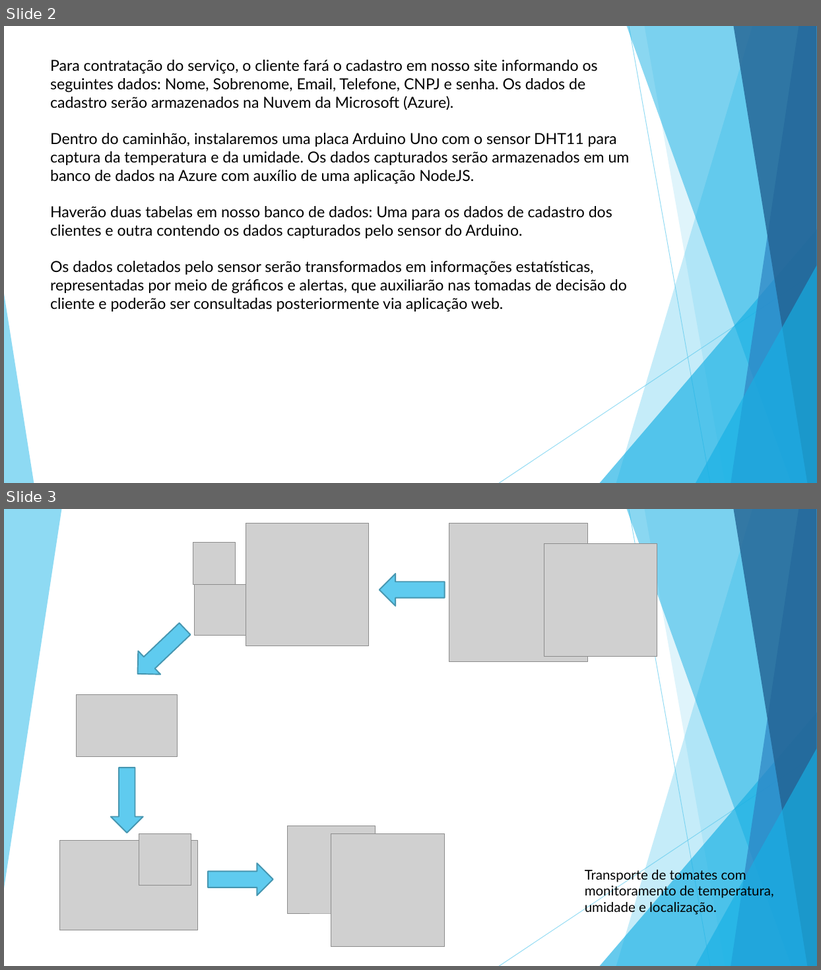
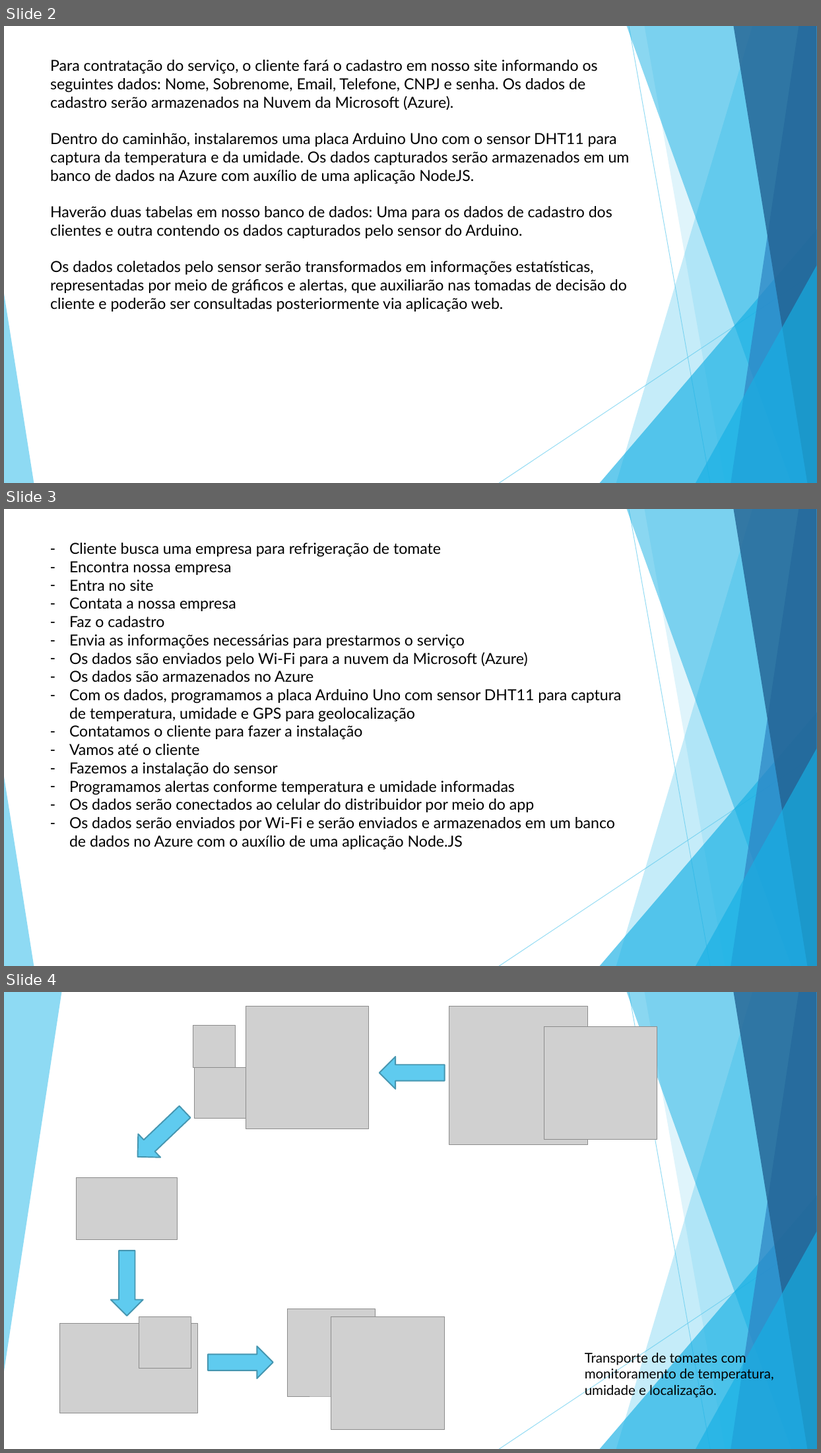
Before and after one commit to BandTec/coold, a slide deck: Arquitetura-de-TI/HLD-LLD.pptx. Shown one above the other, each under a label of ours: slides 2 and 3 before the commit, slides 2, 3 and 4 after it. The pictures are 821x970 and 821x1453 pixels, drawn with LibreOffice and Linux fonts; fonts in the diff are those of the drawing; grey boxes stand for pictures. Boxes give left, top, right and bottom in pixels: in the first picture for what was removed or moved away, otherwise in the second. Text is boxed around its words. In the diff, an @@ line names an element or a change of style, - is before the commit and + after.

Commit message:
Adicionando lista de itens que deverão estar no LLD

```diff
--- a/Arquitetura-de-TI/HLD-LLD.pptx
+++ b/Arquitetura-de-TI/HLD-LLD.pptx
@@ slide 3 added at (4,509,817,966), background #FFFFFF; not listed: 10 template elements that a slide beside it also shows @@
@@ text added at (69,543,621,850), 18 pt, text #000000 @@
+– Cliente busca uma empresa para refrigeração de tomate
+– Encontra nossa empresa
+– Entra no site
+– Contata a nossa empresa
+– Faz o cadastro
+– Envia as informações necessárias para prestarmos o serviço
+– Os dados são enviados pelo Wi-Fi para a nuvem da Microsoft (Azure)
+– Os dados são armazenados no Azure
+– Com os dados, programamos a placa Arduino Uno com sensor DHT11 para captura de temperatura, umidade e GPS para geolocalização
+– Contatamos o cliente para fazer a instalação
+– Vamos até o cliente
+– Fazemos a instalação do sensor
+– Programamos alertas conforme temperatura e umidade informadas
+– Os dados serão conectados ao celular do distribuidor por meio do app
+– Os dados serão enviados por Wi-Fi e serão enviados e armazenados em um banco de dados no Azure com o auxílio de uma aplicação Node.JS
@@ what was slide 3 is now slide 4 @@
```
